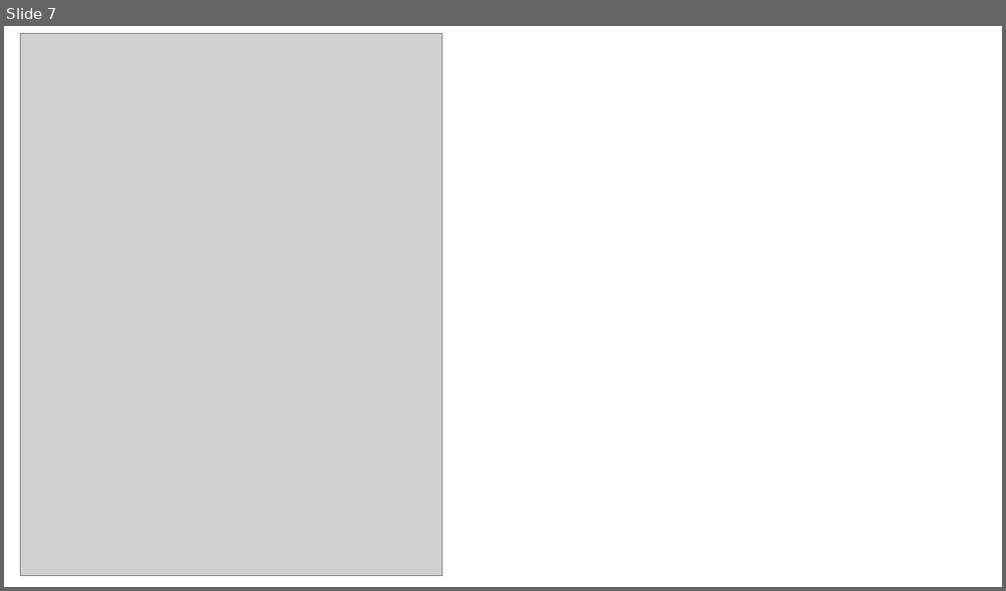
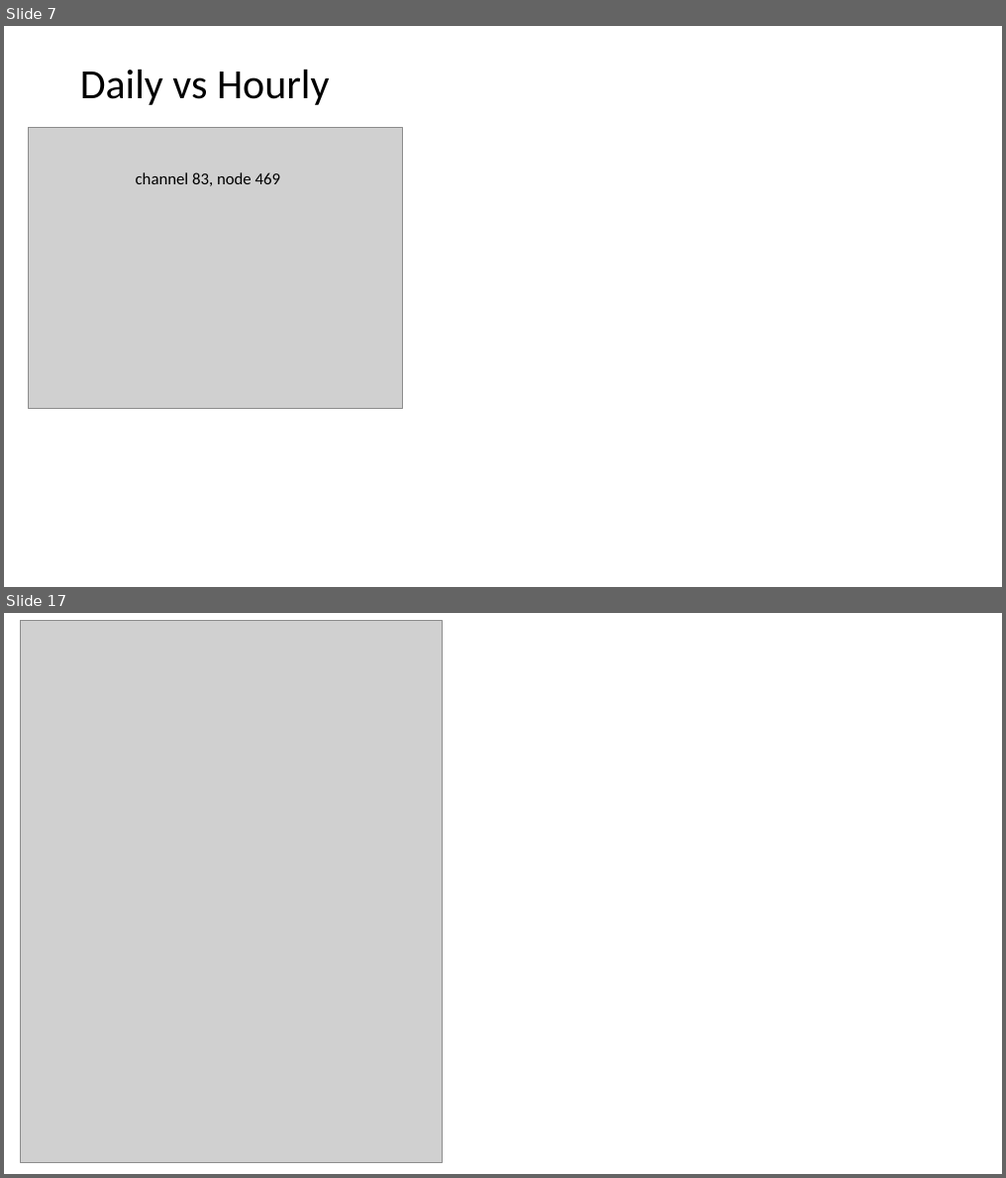
Before and after one commit to BDO-Science/contour-zone-of-influence, a slide deck: figures/zoi_figures.pptx. Shown one above the other, each under a label of ours: slide 7 before the commit, slides 7 and 17 after it; the slides between them are not shown. The pictures are 1006x591 and 1006x1178 pixels, drawn with LibreOffice and Linux fonts; fonts in the diff are those of the drawing; grey boxes stand for pictures. Boxes give left, top, right and bottom in pixels: in the first picture for what was removed or moved away, otherwise in the second. Text is boxed around its words. In the diff, an @@ line names an element or a change of style, - is before the commit and + after.

```diff
--- a/figures/zoi_figures.pptx
+++ b/figures/zoi_figures.pptx
@@ slide 7 added at (4,26,1002,587), background #FFFFFF @@
@@ title added at (80,70,330,105), 40 pt, text #000000 @@
+Daily vs Hourly
@@ picture added at (28,128,402,408) @@
@@ text added at (136,173,280,186), 16 pt, text #000000 @@
+channel 83, node 469
@@ what was slide 7 is now slide 17 @@
```
Also in this commit, not shown: 9 other slides added, 1 slide removed, 2 other files.
